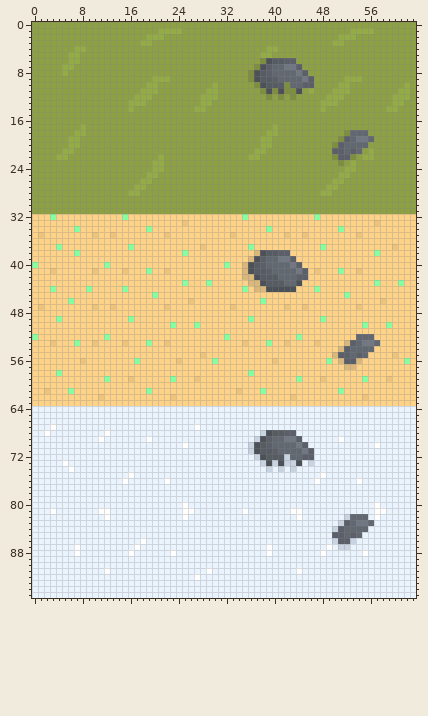
Two versions of one pixel-art file, assets/sprites/ground/grass.aseprite. This is how it looked before the edit.
64x96 pixels, 1 frame. Colours within 5 levels of each other are drawn and written as one.
The result:
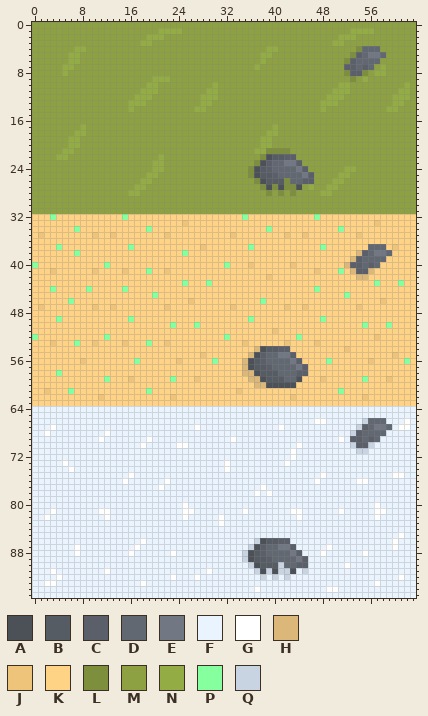
Palette (. is transparent): A #4c5158  B #565c63  C #5b5f69  D #626872  E #717783  F #eaf4ff  G #ffffff  H #dbb87a  J #eec47a  K #ffd386  L #7d8e3c  M #8da142  N #94ac44  P #86ff9f  Q #c8d4e2
Changes in this commit:
Changed rows in their new state; - is an unchanged pixel.
first column x 36:
 4 ------------------LDDD-
 5 -----------------LCDEED
 6 --NMMMMM--------LCDDDD-
 7 -NMMMMMMM-------CCDCD-N
 8 MMMMMMMMMM------LCCL-NN
 9 MMMMMMMMMMM-----MLMN---
10 -MMMMMMMMMM------------
11 --MMMMMMM-M------------
12 ---M-M-M---------------
first column x 36:
18 ----------------MMMM-
19 ---------------MMMMMM
20 --------------MMMMMM-
21 ---LLLL-------MMMMM-M
22 MMLABBCC------MMMM-MM
23 -LACDDEEC------M-M---
24 LABCDDDDEC-----------
25 LABBCDDDDEC----------
26 -LABBBLDDCC----------
27 --LALALLA-N----------
28 ---L-L-L-------------
first column x 35:
37 ---------------------DDD-
38 --KKKKKK-----------HCDEED
39 -KKKKKKKK---------HCDDDD-
40 KJKKKKKKJK-------HCCDCD--
41 KKKKKKKKKKK-------HCCH---
42 KKKKJKKKKKK--------HH----
43 -KKKKKKKKK---------------
44 K-KKKKKKK----------------
first column x 35:
51 -----J-----------------
52 -------------------KKKJ
53 ----K------------KKKKKK
54 --HABBCC--------KJKKKK-
55 -HACDDEEC------KKKKKK--
56 HABCDDDDEC------KKKK-J-
57 HABBCDDDDEC------KK----
58 HHABBBDDDCC------------
59 -HHABBBDDA-------------
60 --HHAAAAA--------------
61 ---K-------------------
first column x 2:
66 ---------------------------------------------GG------QDDD---G
67 ---------------------------------------G------------QCDEED-GG
68 ------------------------------------FFFFFF---------QCDDDD----
69 -------------------------------G---FFFFFFFF--------CCDCD-----
70 ----------------G-----G-----------FFFFFFFFGF-------QCCQF-----
71 ----------------------------------FFFFFFFGFFF-------QQ-------
72 -----------------------------------FFFFFFGFFF----------------
73 ------------------------------G-----FFFFGFF-F----------------
74 ------------------------------G------F-F-F-------------------
75 ----------------------------------------------------------GG-
76 -----------------------------------------------------G-------
77 -------------------G----------------G------------------------
78 -----------------------------------G-G-----------------------
81 -------------------------------------------------G-----------
82 G----------------------------G--------------------FFFF-------
83 -----------------------------G-------------------FFFFFF------
84 ------------------------------------------------FFFFFF-------
85 ------------------------------------------------FFFFF------G-
86 -----------------------------------QABBCC-------FFFF------G--
87 ----------------------------------QACDDEEC-------FF-------G--
88 ---------------------------------QABCDDDDEC------------------
89 ---------------------------------QABBCDDDDEC-----------------
90 ----------------------------------QABBBQDDCC------G----------
91 -G---------------------------------QAQAQQAFQ-----------------
92 --G------------------G--------------Q-Q-Q------------------G-
93 GG--------------G--------------------------------------G-----
94 -----------------------------------G-----------GG------------
